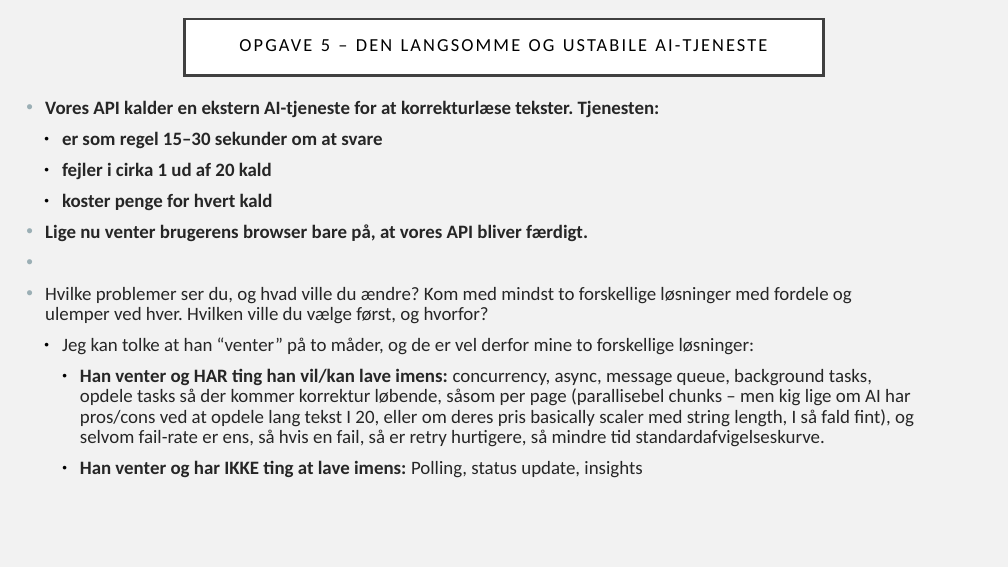
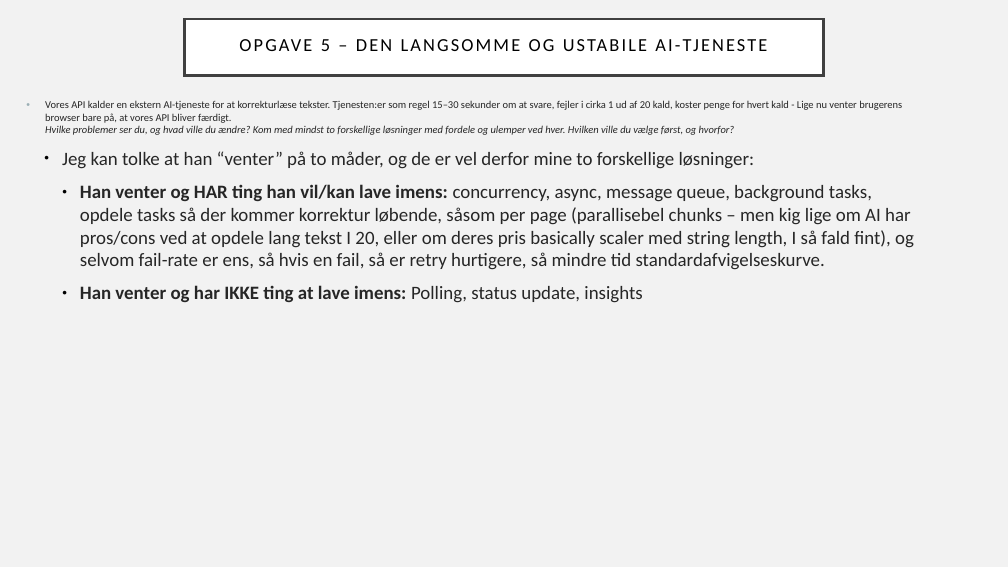
Before and after one commit to Grumlebob/JobInterviewRitzau, a slide deck: slide 9 of Ritzau.odp (slide 7 before the commit). Drawn at 1008x567 pixels with LibreOffice and Linux fonts; fonts in the diff are those of the drawing. Boxes give left, top, right and bottom in pixels: in the first picture for what was removed or moved away, otherwise in the second. Text is boxed around its words. In the diff, an @@ line names an element or a change of style, - is before the commit and + after.

Commit message:
lidt visualisering til opgave 2

```diff
--- a/Ritzau.odp
+++ b/Ritzau.odp
@@ text at [45,100,902,135]: text changed; size 18 to 10 pt; bold off @@
-• Vores API kalder en ekstern AI-tjeneste for at korrekturlæse tekster. Tjenesten:
-  ● er som regel 15–30 sekunder om at svare
-  ● fejler i cirka 1 ud af 20 kald
-  ● koster penge for hvert kald
-• Lige nu venter brugerens browser bare på, at vores API bliver færdigt.
-• Hvilke problemer ser du, og hvad ville du ændre? Kom med mindst to forskellige løsninger med fordele og ulemper ved hver. Hvilken ville du vælge først, og hvorfor?
+• Vores API kalder en ekstern AI-tjeneste for at korrekturlæse tekster. Tjenesten:er som regel 15–30 sekunder om at svare, fejler i cirka 1 ud af 20 kald, koster penge for hvert kald - Lige nu venter brugerens browser bare på, at vores API bliver færdigt.
+  Hvilke problemer ser du, og hvad ville du ændre? Kom med mindst to forskellige løsninger med fordele og ulemper ved hver. Hvilken ville du vælge først, og hvorfor?
@@ text at [62,151,914,303]: line spacing 0.9 to 1 @@
```
Also in this commit, not shown: 2 other slides changed, 2 slides added, 1 other file.
